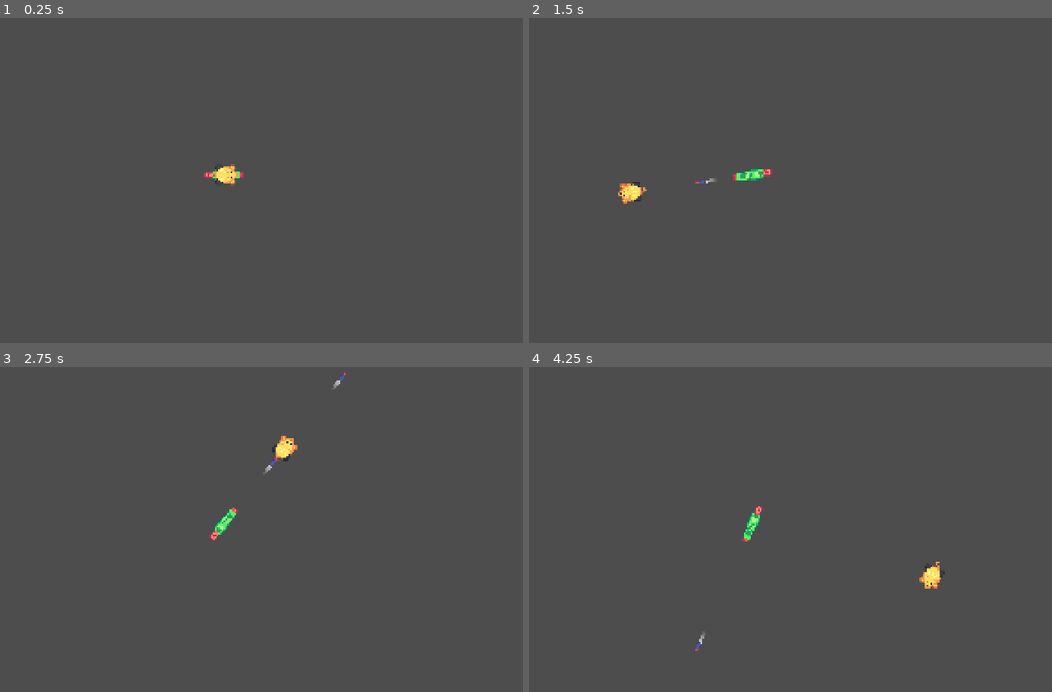
Above: before the commit, frames 1-4 (two rows, left to right).
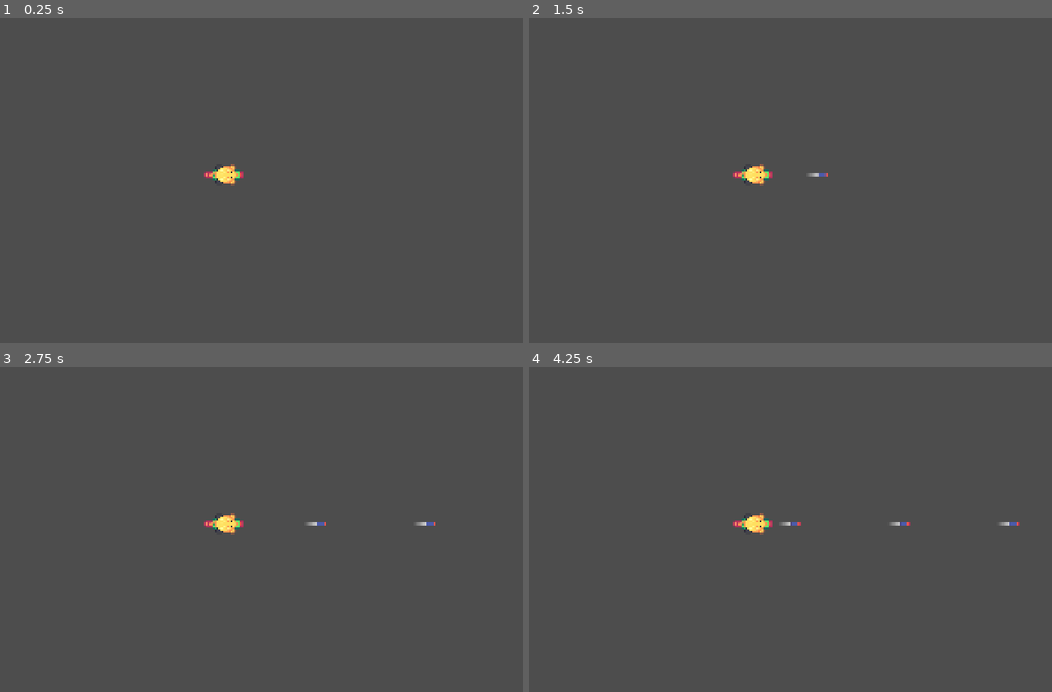
Above: after the commit, the same moments.

Repository: LanceLiang2011/M11.tower-defense_workbook
Game: Godot game, scene res://turrets/weapons/simple_cannon.tscn
Same seed, same stepped clock (60 frames per second), same inputs: the game is played once before the commit and once after it.
Inputs (mouse positions are in pixels of both pictures, inside the frame that each line leads up to):
- Up to frame 1 (0.25 s): no input
- Up to frame 2 (1.5 s): tap Enter at 0.5 s; move the mouse to (884, 157) at 0.52 s; tap Z at 0.6, 1.35 s; click (884, 157) at 0.67 s; tap Space at 0.77 s; move the mouse to (633, 190) at 1.27 s; click (633, 190) at 1.42 s
- Up to frame 3 (2.75 s): tap Space at 1.52 s; move the mouse to (282, 448) at 2.02 s; tap Z at 2.1 s; click (282, 448) at 2.17 s
- Up to frame 4 (4.25 s): move the mouse to (722, 591) at 2.77 s; tap Z at 2.85, 3.6 s; click (722, 591) at 2.92 s; tap Space at 3.02, 3.77 s; move the mouse to (931, 575) at 3.52 s; click (931, 575) at 3.67 s

The runs differ from the first frame. In frame 2, 0.6% of the frame differs, in the area x 17-58%, y 44-58%; in frame 3, 0.8%; in frame 4, 0.8%, in the area x 31-94%, y 42-88%.

Commit message:
Add RocketSpawnMarker to SimpleCannon and adjust rocket positioning logic

Diff:
--- a/turrets/weapons/projectiles/simple_rocket.gd
+++ b/turrets/weapons/projectiles/simple_rocket.gd
@@ -7,6 +7,7 @@
 
 func _init():
 	monitorable = false # the rocket is not detectable, it detects others
+	z_as_relative = false # Ensure the rocket won't always render on top of it's parent
 
 
 func _physics_process(delta: float) -> void:
--- a/turrets/weapons/simple_cannon.gd
+++ b/turrets/weapons/simple_cannon.gd
@@ -1,4 +1,6 @@
 class_name SimpleCannon extends Weapon
+
+@onready var _rocket_spawn_marker: Marker2D = %RocketSpawnMarker
 
 
 func _physics_process(_delta: float) -> void:
@@ -6,8 +8,6 @@
 
 	if nearest_mob != null:
 		look_at(nearest_mob.global_position)
-
-	$Mob.global_position = get_global_mouse_position() # TODO: Remove this temporary line for visualizing mouse position
 
 
 func _get_nearest_mob() -> Area2D:
@@ -30,4 +30,4 @@
 	if nearest_mob != null:
 		var rocket: Node2D = preload("res://turrets/weapons/projectiles/simple_rocket.tscn").instantiate()
 		get_tree().current_scene.add_child(rocket) # Make sure to add the rocket to the scene tree
-		rocket.global_transform = global_transform # Position and orient the rocket at the weapon's location
+		rocket.global_transform = _rocket_spawn_marker.global_transform # Position and orient the rocket at the weapon's location
--- a/turrets/weapons/simple_cannon.tscn
+++ b/turrets/weapons/simple_cannon.tscn
@@ -11,3 +11,7 @@
 [node name="Mob" parent="." instance=ExtResource("3_igcxb")]
 
 [node name="Camera2D" type="Camera2D" parent="."]
+
+[node name="RocketSpawnMarker" type="Marker2D" parent="."]
+unique_name_in_owner = true
+position = Vector2(57, 0)
--- a/turrets/weapons/weapon.gd
+++ b/turrets/weapons/weapon.gd
@@ -28,6 +28,7 @@
 
 func _setup_nodes() -> void:
 	_timer.start()
+	z_index = 10 # Ensure the weapon is rendered above other objects
 
 
 func _create_area_2d() -> Area2D:
